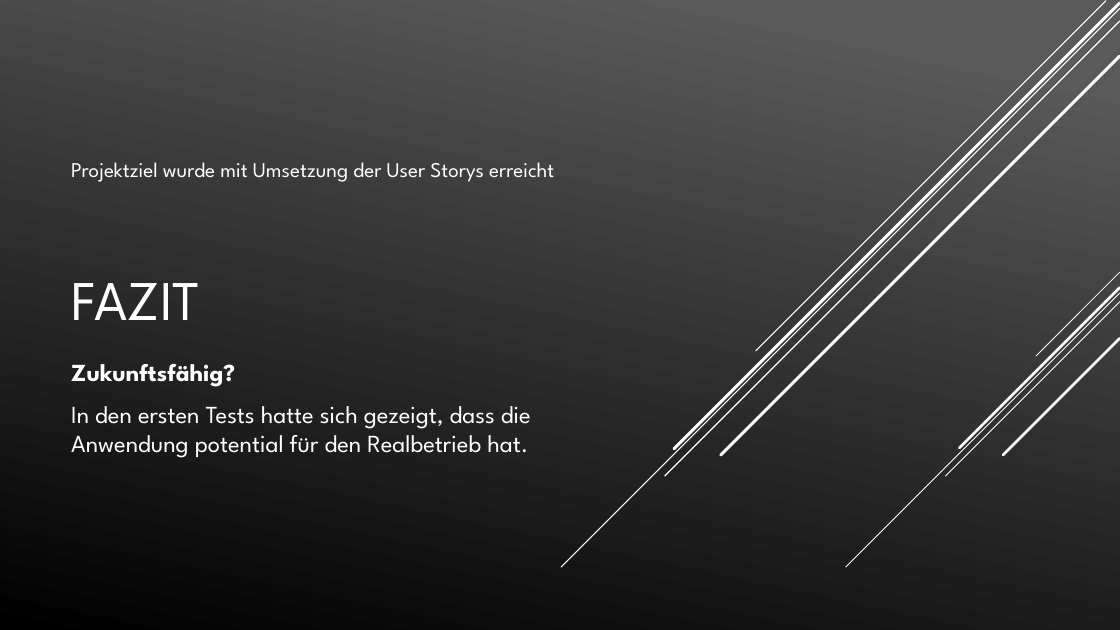
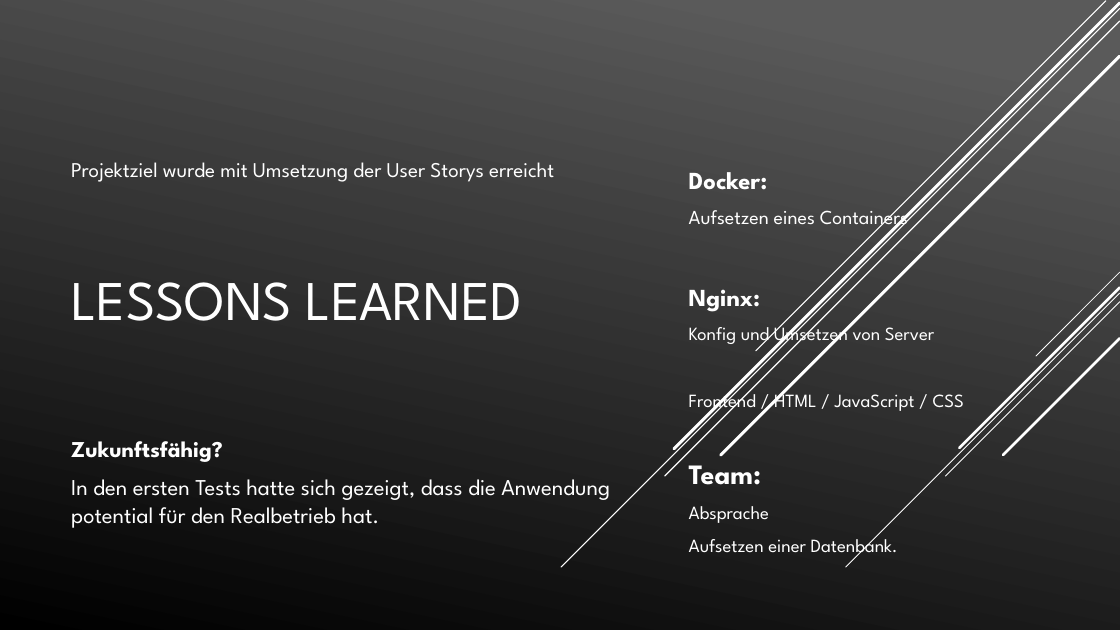
Before and after one commit to xamsemi/Advanced-Programing, a slide deck: slide 5 of mokup/Abgabe_Busreservierungssystem.pptx. Drawn at 1120x630 pixels with LibreOffice and Linux fonts; fonts in the diff are those of the drawing. Boxes give left, top, right and bottom in pixels: in the first picture for what was removed or moved away, otherwise in the second. Text is boxed around its words. In the diff, an @@ line names an element or a change of style, - is before the commit and + after.

Commit message:
Update presentation for bus reservation system

```diff
--- a/mokup/Abgabe_Busreservierungssystem.pptx
+++ b/mokup/Abgabe_Busreservierungssystem.pptx
@@ text added at box(689, 172, 964, 559), 16 pt, text #FFFFFF @@
+Docker:
+Aufsetzen eines Containers
+Nginx:
+Konfig und Umsetzen von Server
+Frontend / HTML / JavaScript / CSS
+Team:
+Absprache
+Aufsetzen einer Datenbank.
@@ text at box(71, 282, 522, 321): text changed @@
-FAZIT
+LESSONS LEARNED
@@ text "Zukunftsfähig?" at box(71, 441, 610, 528): size 21 to 19.4 pt @@
```
